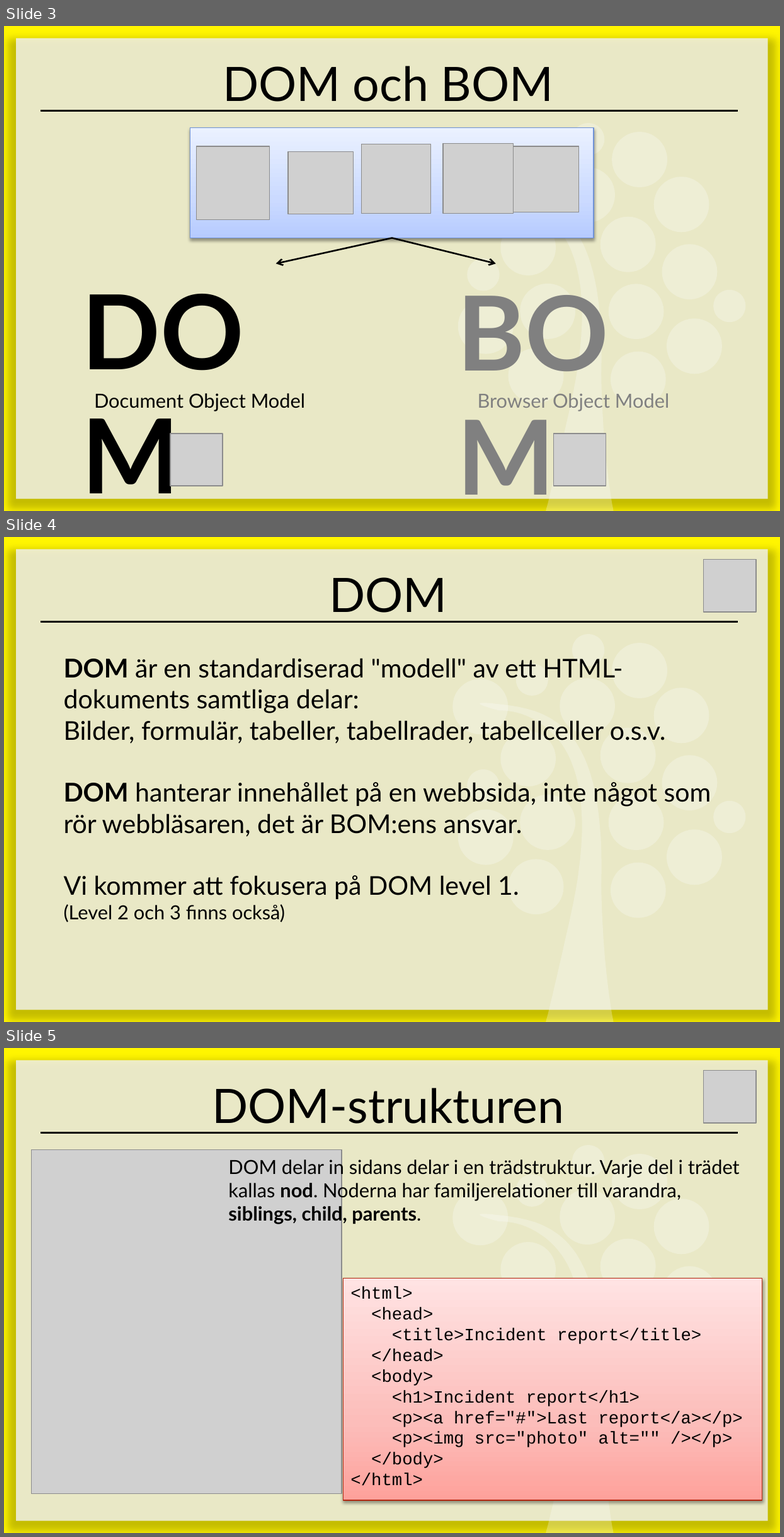
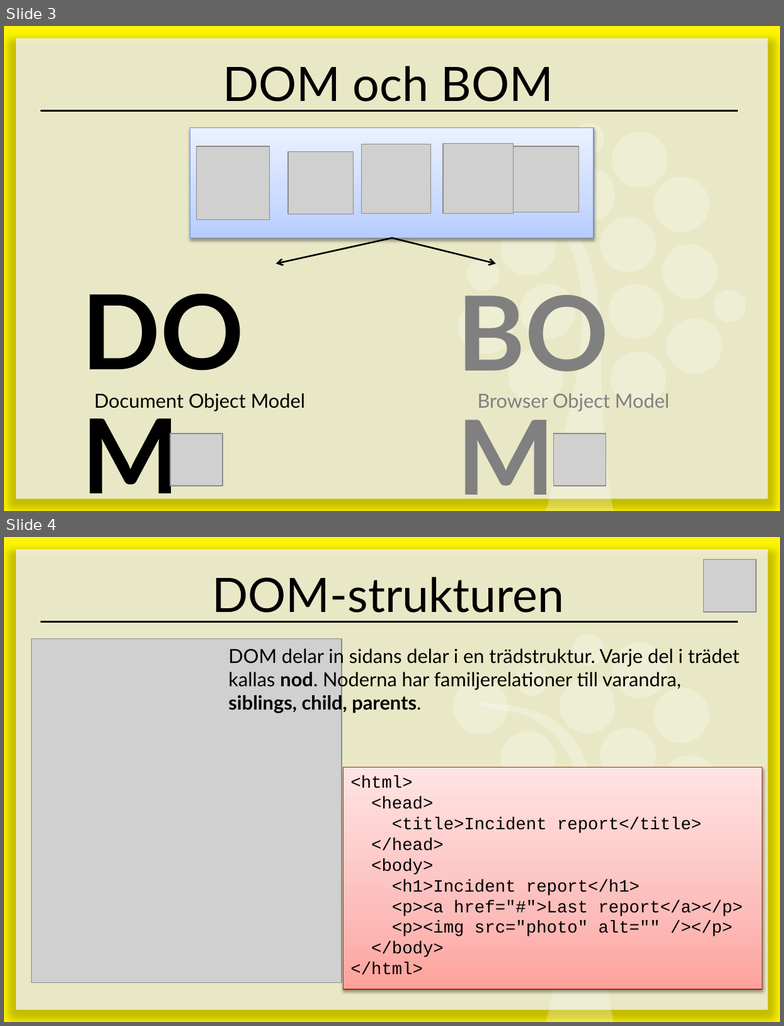
Before and after one commit to 1dv435/Kursmaterial, a slide deck: Föreläsningar/F07 - DOM.pptx. Shown one above the other, each under a label of ours: slides 3, 4 and 5 before the commit, slides 3 and 4 after it. The pictures are 784x1537 and 784x1026 pixels, drawn with LibreOffice and Linux fonts; fonts in the diff are those of the drawing; grey boxes stand for pictures. Boxes give left, top, right and bottom in pixels: in the first picture for what was removed or moved away, otherwise in the second. Text is boxed around its words. In the diff, an @@ line names an element or a change of style, - is before the commit and + after.

```diff
--- a/Föreläsningar/F07 - DOM.pptx
+++ b/Föreläsningar/F07 - DOM.pptx
@@ slide 4 removed at [4, 537, 780, 1022], background #FFFFFF; not listed: 21 template elements that a slide beside it also shows @@
@@ picture removed at [704, 560, 757, 613] @@
@@ title removed at [329, 577, 447, 613] @@
-DOM
@@ subtitle removed at [64, 658, 711, 923] @@
-DOM är en standardiserad "modell" av ett HTML-dokuments samtliga delar:
-Bilder, formulär, tabeller, tabellrader, tabellceller o.s.v.
-DOM hanterar innehållet på en webbsida, inte något som rör webbläsaren, det är BOM:ens ansvar.
-Vi kommer att fokusera på DOM level 1.
-(Level 2 och 3 finns också)
@@ what was slide 5 is now slide 4 @@
```
Also in this commit, not shown: 4 slides changed, 1 other slide removed.
